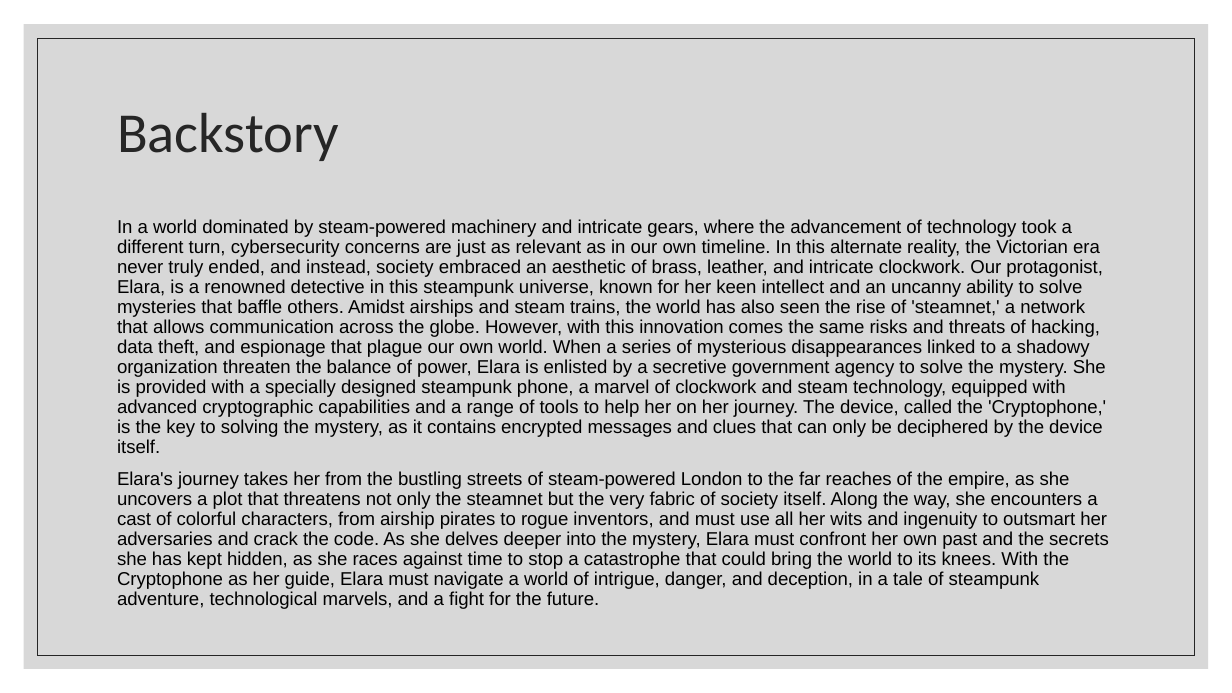
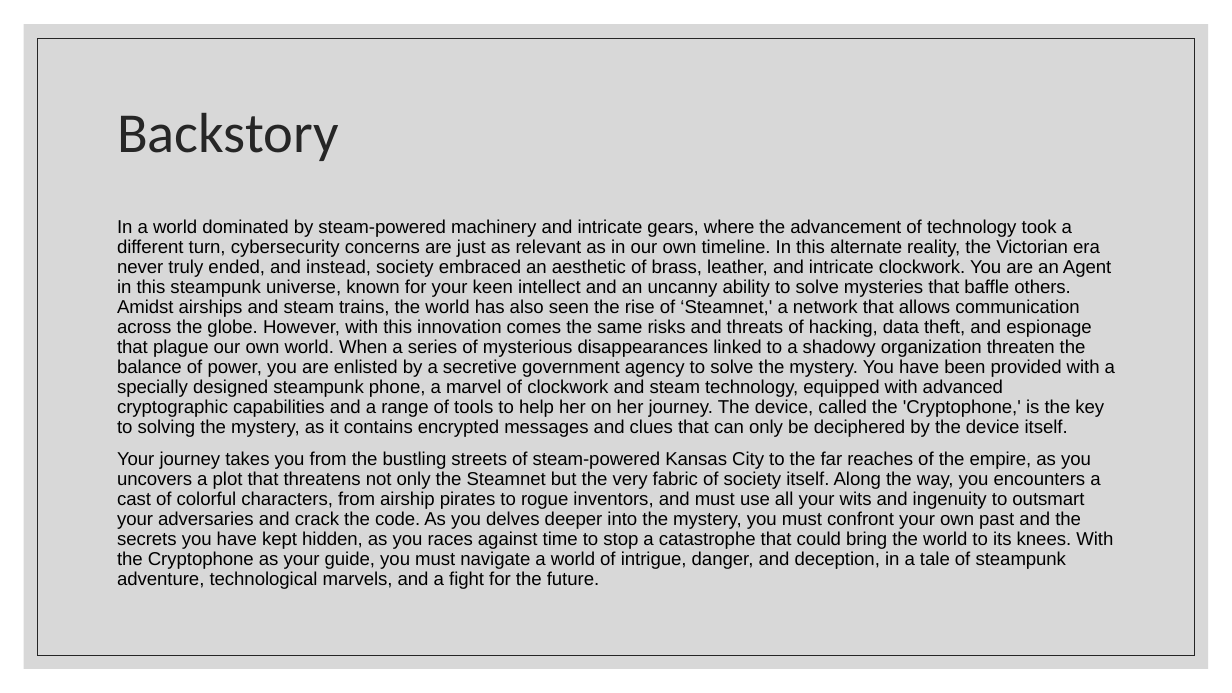
Before and after one commit to BadgePiratesLLC/BSidesKC_2023, a slide deck: slide 5 of CTF/BsidesKC 2023 Badge CTF.pptx. Drawn at 1232x693 pixels with LibreOffice and Linux fonts; fonts in the diff are those of the drawing. Boxes give left, top, right and bottom in pixels: in the first picture for what was removed or moved away, otherwise in the second. Text is boxed around its words. In the diff, an @@ line names an element or a change of style, - is before the commit and + after.

Commit message:
Updated slide decks

```diff
--- a/CTF/BsidesKC 2023 Badge CTF.pptx
+++ b/CTF/BsidesKC 2023 Badge CTF.pptx
@@ text at (117,219,1115,589): text changed @@
-In a world dominated by steam-powered machinery and intricate gears, where the advancement of technology took a different turn, cybersecurity concerns are just as relevant as in our own timeline. In this alternate reality, the Victorian era never truly ended, and instead, society embraced an aesthetic of brass, leather, and intricate clockwork. Our protagonist, Elara, is a renowned detective in this steampunk universe, known for her keen intellect and an uncanny ability to solve mysteries that baffle others. Amidst airships and steam trains, the world has also seen the rise of 'steamnet,' a network that allows communication across the globe. However, with this innovation comes the same risks and threats of hacking, data theft, and espionage that plague our own world. When a series of mysterious disappearances linked to a shadowy organization threaten the balance of power, Elara is enlisted by a secretive government agency to solve the mystery. She is provided with a specially designed steampunk phone, a marvel of clockwork and steam technology, equipped with advanced cryptographic capabilities and a range of tools to help her on her journey. The device, called the 'Cryptophone,' is the key to solving the mystery, as it contains encrypted messages and clues that can only be deciphered by the device itself.
-Elara's journey takes her from the bustling streets of steam-powered London to the far reaches of the empire, as she uncovers a plot that threatens not only the steamnet but the very fabric of society itself. Along the way, she encounters a cast of colorful characters, from airship pirates to rogue inventors, and must use all her wits and ingenuity to outsmart her adversaries and crack the code. As she delves deeper into the mystery, Elara must confront her own past and the secrets she has kept hidden, as she races against time to stop a catastrophe that could bring the world to its knees. With the Cryptophone as her guide, Elara must navigate a world of intrigue, danger, and deception, in a tale of steampunk adventure, technological marvels, and a fight for the future.
+In a world dominated by steam-powered machinery and intricate gears, where the advancement of technology took a different turn, cybersecurity concerns are just as relevant as in our own timeline. In this alternate reality, the Victorian era never truly ended, and instead, society embraced an aesthetic of brass, leather, and intricate clockwork. You are an Agent in this steampunk universe, known for your keen intellect and an uncanny ability to solve mysteries that baffle others. Amidst airships and steam trains, the world has also seen the rise of ‘Steamnet,' a network that allows communication across the globe. However, with this innovation comes the same risks and threats of hacking, data theft, and espionage that plague our own world. When a series of mysterious disappearances linked to a shadowy organization threaten the balance of power, you are enlisted by a secretive government agency to solve the mystery. You have been provided with a specially designed steampunk phone, a marvel of clockwork and steam technology, equipped with advanced cryptographic capabilities and a range of tools to help her on her journey. The device, called the 'Cryptophone,' is the key to solving the mystery, as it contains encrypted messages and clues that can only be deciphered by the device itself.
+Your journey takes you from the bustling streets of steam-powered Kansas City to the far reaches of the empire, as you uncovers a plot that threatens not only the Steamnet but the very fabric of society itself. Along the way, you encounters a cast of colorful characters, from airship pirates to rogue inventors, and must use all your wits and ingenuity to outsmart your adversaries and crack the code. As you delves deeper into the mystery, you must confront your own past and the secrets you have kept hidden, as you races against time to stop a catastrophe that could bring the world to its knees. With the Cryptophone as your guide, you must navigate a world of intrigue, danger, and deception, in a tale of steampunk adventure, technological marvels, and a fight for the future.
```
Also in this commit, not shown: 1 other slide changed, 2 other files.
